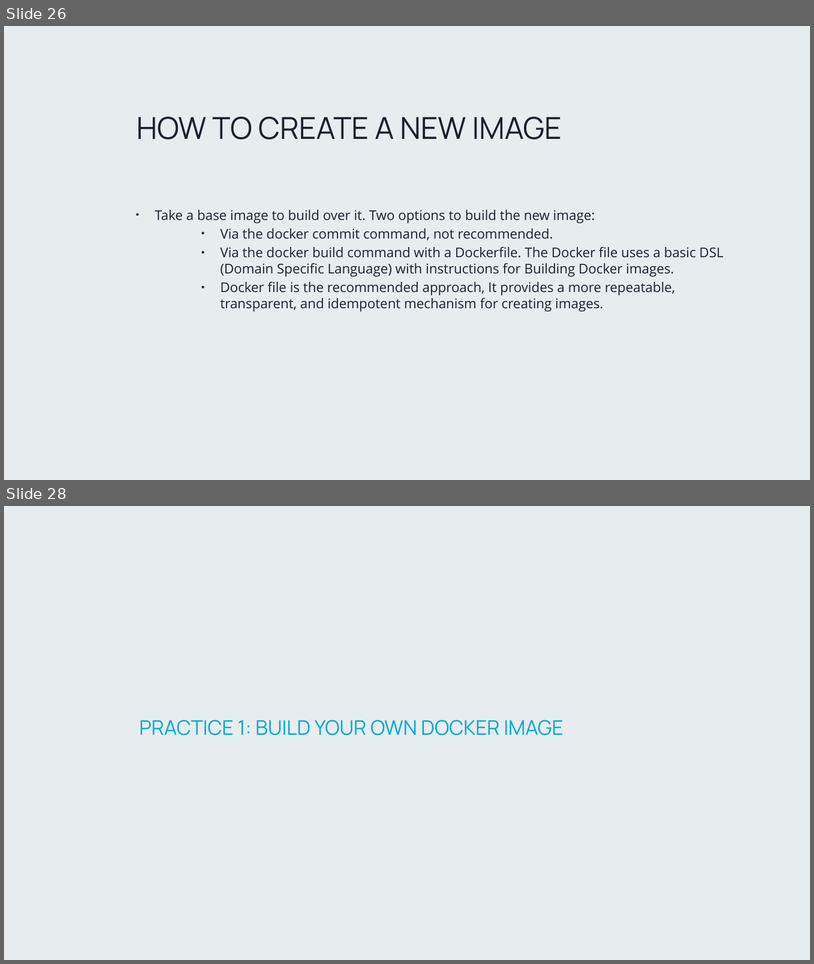
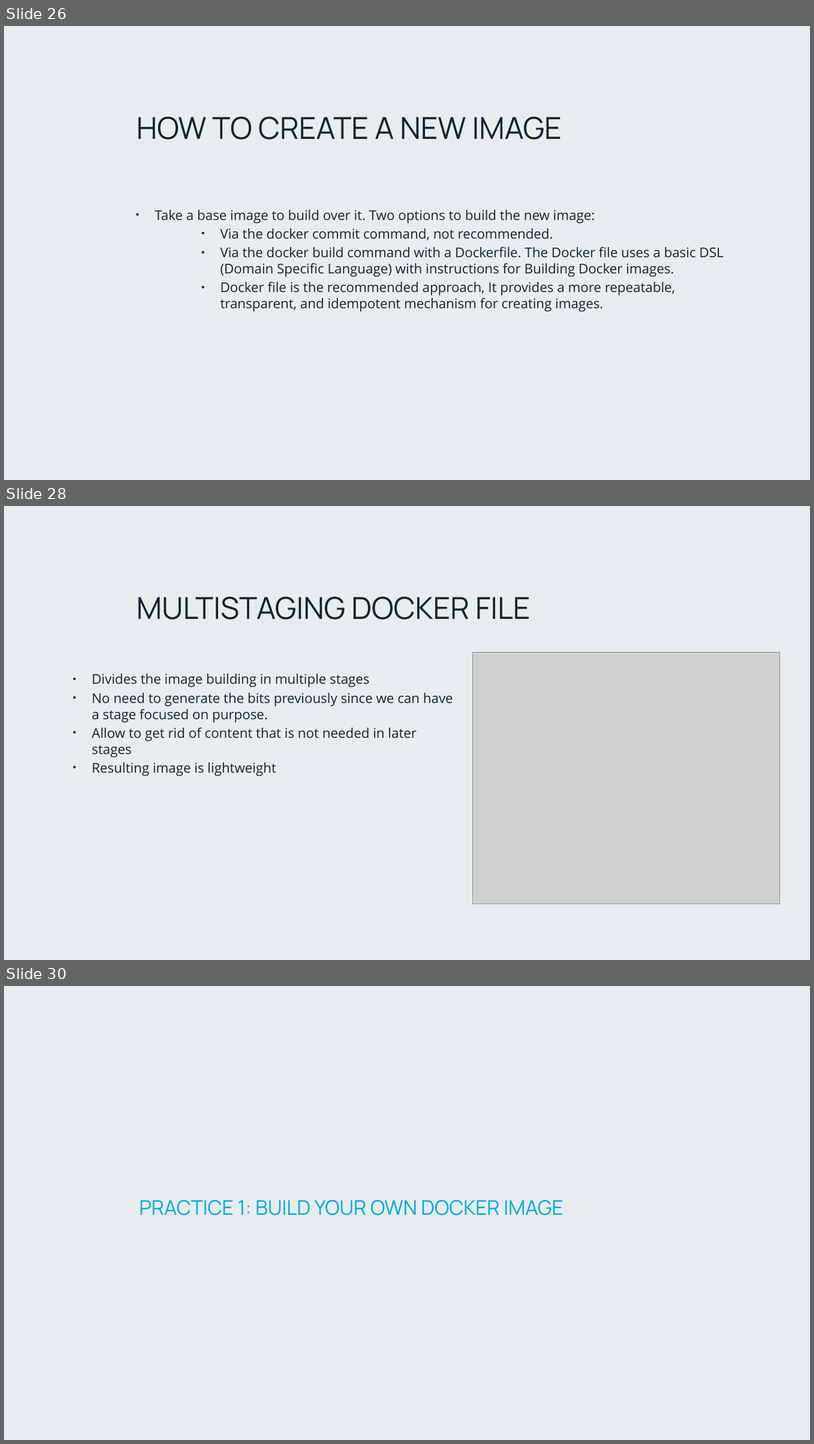
Before and after one commit to PlainConcepts/NetCore-Docker-Workshop, a slide deck: Docu/Microservices_day_1.pptx. Shown one above the other, each under a label of ours: slides 26 and 28 before the commit, slides 26, 28 and 30 after it; the slides between them are not shown. The pictures are 814x964 and 814x1444 pixels, drawn with LibreOffice and Linux fonts; fonts in the diff are those of the drawing; grey boxes stand for pictures; background and template pictures are left out. Boxes give left, top, right and bottom in pixels: in the first picture for what was removed or moved away, otherwise in the second. Text is boxed around its words. In the diff, an @@ line names an element or a change of style, - is before the commit and + after.

Commit message:
Update ppt

```diff
--- a/Docu/Microservices_day_1.pptx
+++ b/Docu/Microservices_day_1.pptx
@@ slide 28 added at (4,506,810,960), background picture (left out) @@
@@ title added at (137,597,531,619), 36 pt, text #17212D @@
+MULTISTAGING DOCKER FILE
@@ picture added at (473,652,780,903) @@
@@ text added at (92,673,453,776), 16 pt, text #17212D @@
+• Divides the image building in multiple stages
+• No need to generate the bits previously since we can have a stage focused on purpose.
+• Allow to get rid of content that is not needed in later stages
+• Resulting image is lightweight
@@ what was slide 28 is now slide 30 @@
```
Also in this commit, not shown: 2 other slides added, 1 slide removed.
